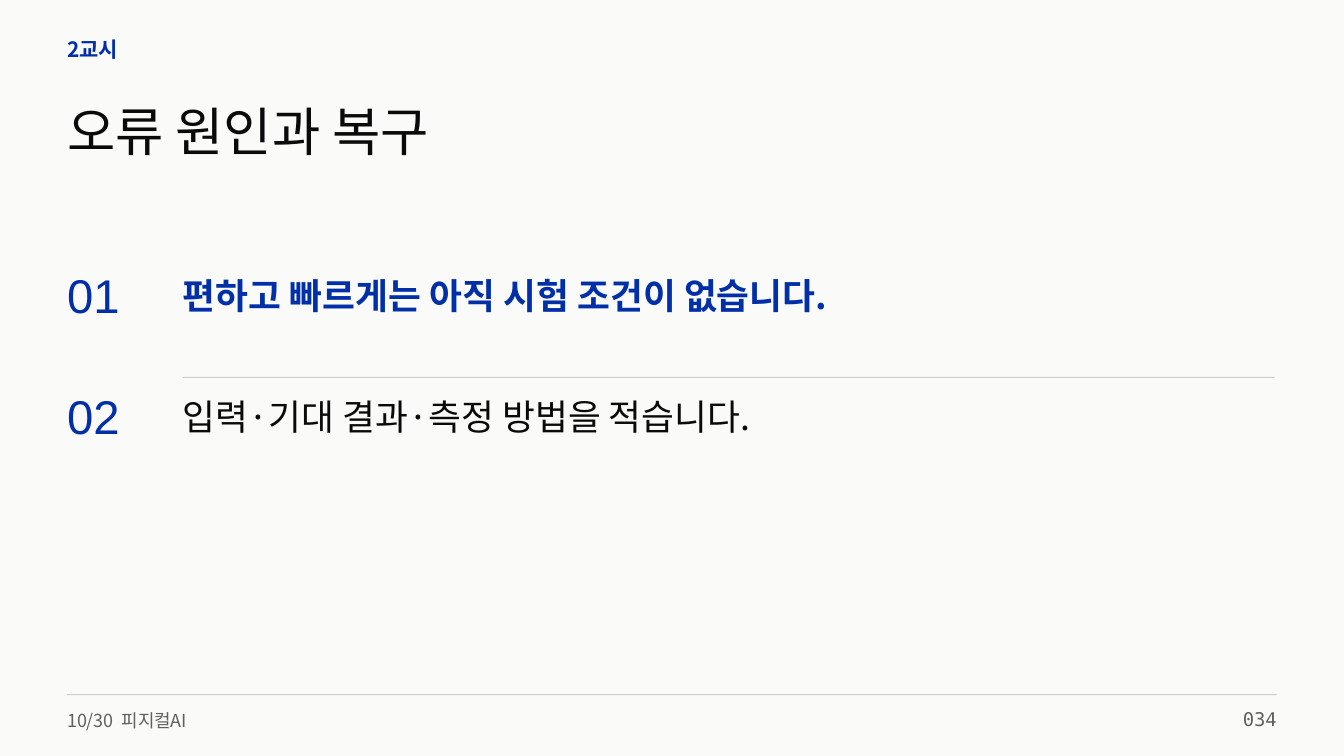
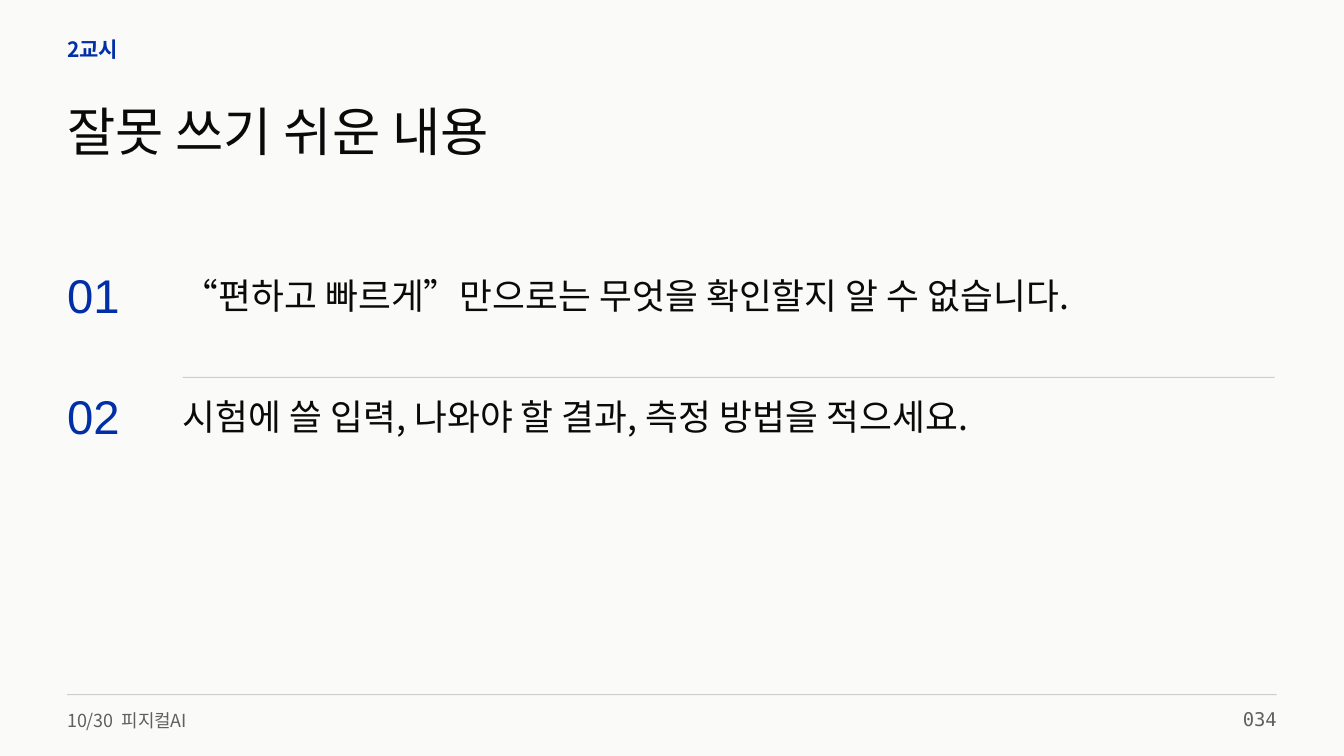
Before and after one commit to zeusk302-png/kdigital-physical-ai, a slide deck: slide 34 of downloads/2026-10-30/readable-slides.pptx. Drawn at 1344x756 pixels with LibreOffice and Linux fonts; fonts in the diff are those of the drawing. Boxes give left, top, right and bottom in pixels: in the first picture for what was removed or moved away, otherwise in the second. Text is boxed around its words. In the diff, an @@ line names an element or a change of style, - is before the commit and + after.

Commit message:
Refine beginner course wording across web and ten teaching decks

```diff
--- a/downloads/2026-10-30/readable-slides.pptx
+++ b/downloads/2026-10-30/readable-slides.pptx
@@ text at bbox=[67, 107, 489, 155]: text changed @@
-오류 원인과 복구
+잘못 쓰기 쉬운 내용
@@ text at bbox=[183, 279, 1070, 312]: text changed; text colour #002FA7 to #0A0A0A; bold off @@
-편하고 빠르게는 아직 시험 조건이 없습니다.
+“편하고 빠르게”만으로는 무엇을 확인할지 알 수 없습니다.
@@ text at bbox=[183, 400, 968, 437]: text changed @@
-입력·기대 결과·측정 방법을 적습니다.
+시험에 쓸 입력, 나와야 할 결과, 측정 방법을 적으세요.
```
Also in this commit, not shown: 64 other slides changed, 50 other files.
